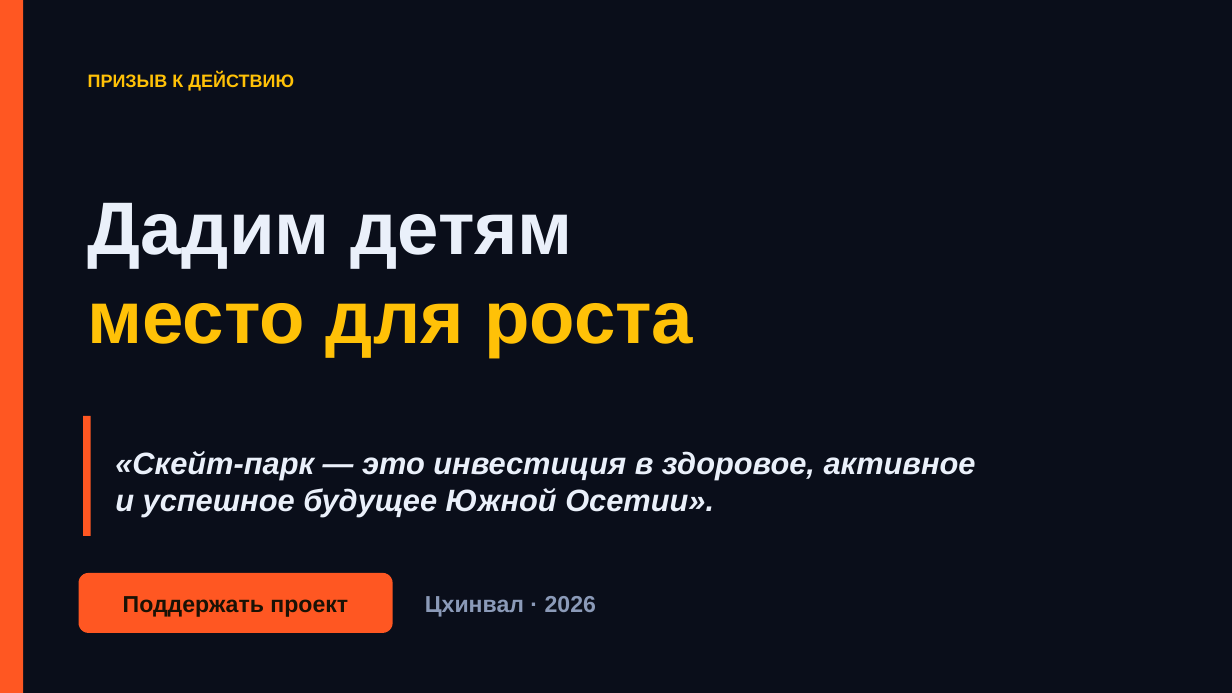
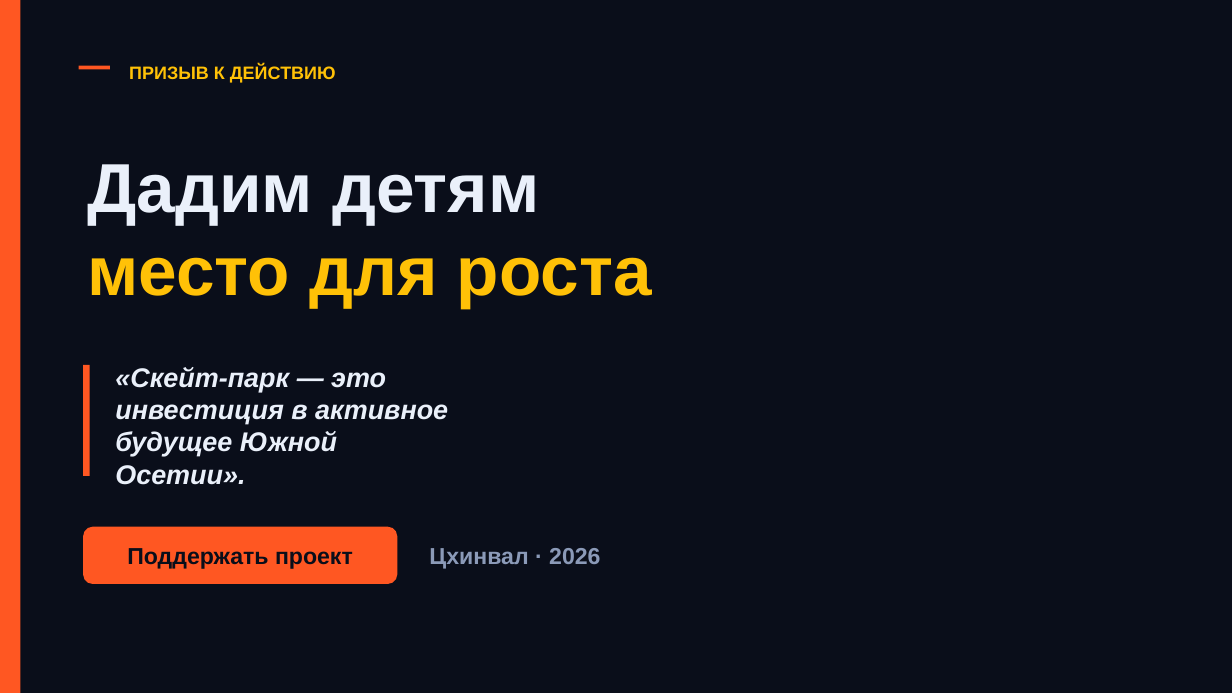
Before and after one commit to sommeliermitrofanov-code/napitki-fartuny, a slide deck: slide 10 of skatepark.pptx. Drawn at 1232x693 pixels with LibreOffice and Linux fonts; fonts in the diff are those of the drawing; background and template pictures are left out; a plain dark background stands for a picture behind light text. Boxes give left, top, right and bottom in pixels: in the first picture for what was removed or moved away, otherwise in the second. Text is boxed around its words. In the diff, an @@ line names an element or a change of style, - is before the commit and + after.

```diff
--- a/skatepark.pptx
+++ b/skatepark.pptx
@@ background #FFFFFF to picture (left out) @@
@@ text "ПРИЗЫВ К ДЕЙСТВИЮ": place and size @@
-text "ПРИЗЫВ К ДЕЙСТВИЮ" at (88,73,294,91)
+text "ПРИЗЫВ К ДЕЙСТВИЮ" at (129,66,336,83)
@@ rectangle added at (79,66,110,69), fill #FF5722 @@
@@ text "Дадим детям": place and size @@
-text "Дадим детям" at (88,202,693,357)
+text "Дадим детям" at (88,164,652,308)
@@ text "Дадим детям" at (88,164,652,308): size 58 to 54 pt @@
@@ rectangle: place and size @@
-rectangle at (83,416,91,536)
+rectangle at (83,365,90,476)
@@ text at (115,367,448,485): text changed; size 24 to 21 pt @@
-«Скейт-парк — это инвестиция в здоровое, активное
-и успешное будущее Южной Осетии».
+«Скейт-парк — это инвестиция в активное будущее Южной Осетии».
@@ rounded rectangle "Поддержать проект": place and size @@
-rounded rectangle "Поддержать проект" at (79,573,393,633)
+rounded rectangle "Поддержать проект" at (83,527,397,584)
@@ rounded rectangle "Поддержать проект" at (83,527,397,584): text colour #1A1205 to #0A0E1A @@
@@ text "Цхинвал · 2026": place and size @@
-text "Цхинвал · 2026" at (425,596,596,617)
+text "Цхинвал · 2026" at (429,548,600,569)
```
Also in this commit, not shown: 9 other slides changed, 26 other files.
